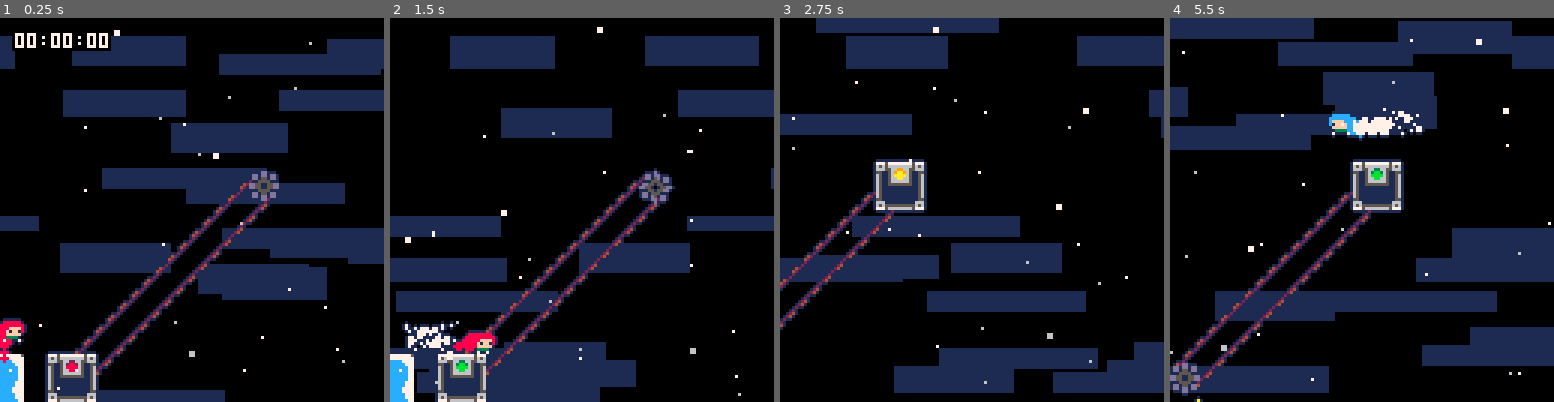
Above: before the commit, frames 1-4 (left to right).
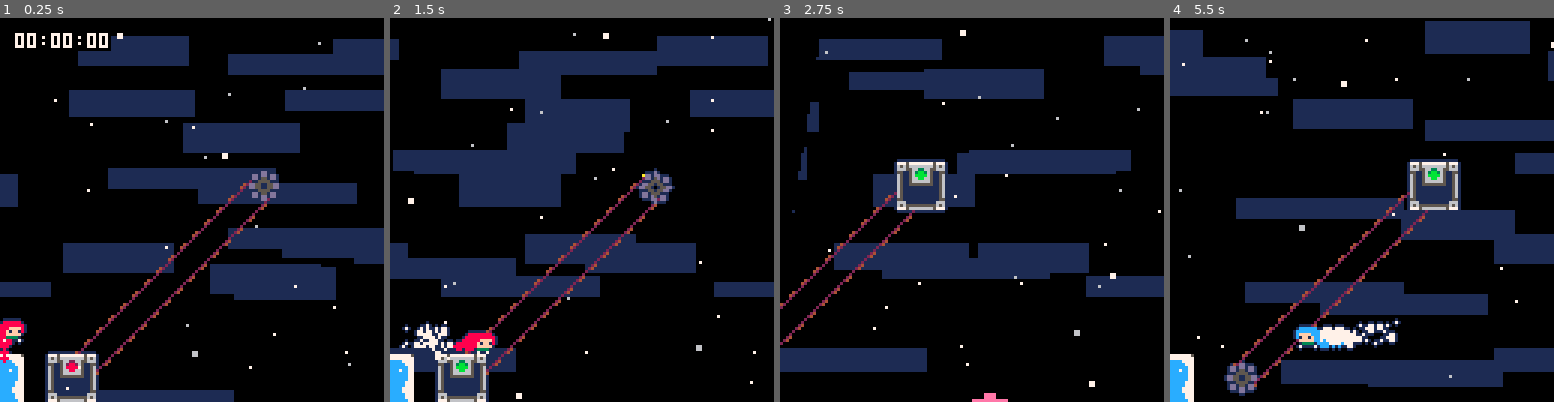
Above: after the commit, the same moments.

Repository: CelesteClassic/newleste.p8
Game: PICO-8 cartridge city.p8
Same seed, same stepped clock (60 frames per second), same inputs: the game is played once before the commit and once after it.
Inputs:
- Up to frame 1 (0.25 s): no input
- Up to frame 2 (1.5 s): tap X (X key) at 0.33, 1.07 s; tap O (Z key) at 0.7 s
- Up to frame 3 (2.75 s): hold Right 1.6-2.1 s; tap O (Z key) at 1.7, 2.1, 2.5 s; tap X (X key) at 1.85 s; hold Up 2.15-2.42 s; hold Right from 2.47 s (still down)
- Up to frame 4 (5.5 s): tap O (Z key) every 0.4 s from 2.9 to 5.3 s; tap X (X key) at 2.97, 4.08, 5.2 s; release Right at 3.03 s; hold Left 3.08-3.58 s; hold Down 3.63-3.97 s; hold Right 4.02-4.68 s; hold Up 4.73-5.03 s; hold Left from 5.08 s (still down)

The runs differ from the first frame. In frame 1, 5.6% of the frame differs, in the area x 0-100%, y 3-100%; in frame 2, 29%; in frame 3, 35%; in frame 4, 42%, in the area x 0-100%, y 0-100%.

Commit message:
changed zipper outlining

Diff:
--- a/city.p8
+++ b/city.p8
@@ -803,48 +803,51 @@
   end,
   draw=function(this)
 
-    --tracks
-    local c1x=this.start.x+this.hitbox.w/2-0.5
-    local c1y=this.start.y+7.5
-    local c2x=this.target.x+this.hitbox.w/2-0.5
-    local c2y=this.target.y+7.5
-
-    cang=atan2(c1x-c2x,c1y-c2y)
-
-    local r=4.5
-    ox,oy=r*cos(0.25+cang),r*sin(0.25+cang)
-    --line(c1x,c1y,c2x,c2y,8)
-    --pset(c1x+ox/r*(r+6),c1y+oy/r*(r+6),9)
-
-    c1x+=1*sin(0.25+cang)
-    c1y-=1*cos(0.25+cang)
-    c2x-=1*sin(0.25+cang)
-    c2y+=1*cos(0.25+cang)
-    line(round(c1x+ox),round(c1y+oy),round(c2x+ox),round(c2y+oy),2)
-    line(round(c1x-ox),round(c1y-oy),round(c2x-ox),round(c2y-oy),2)
-
-
-    --ox,oy=(r+1.5)*cos(0.25+cang),(r+1.5)*sin(0.25+cang)
-    if abs(c1x-c2x)>abs(c1y-c2y) then
-      oy+=1
-    else
-      ox+=1
-    end
-    poke(0x5f38,1)
-    poke(0x5f3a,this.start.x/8+lvl_x+1)
-    pal(7,4)
-    tline(round(c1x+ox),round(c1y+oy),round(c2x+ox),round(c2y+oy),0,this.start.y/8+0.875-flr(this.ang*40%4)/8,0.125,0)
-    tline(round(c1x-ox),round(c1y-oy),round(c2x-ox),round(c2y-oy),0,this.start.y/8+0.5+flr(this.ang*40%4)/8,0.125,0)
-    pal()
-    --tline(0,0,128,0,0,this.start.y/8+0.5--[[+this.ang*10%4/8]],0.125,0)
-
+    if pal==_pal then --don't outline
+      --tracks
+      local c1x=this.start.x+this.hitbox.w/2-0.5
+      local c1y=this.start.y+7.5
+      local c2x=this.target.x+this.hitbox.w/2-0.5
+      local c2y=this.target.y+7.5
+
+      cang=atan2(c1x-c2x,c1y-c2y)
+
+      local r=4.5
+      ox,oy=r*cos(0.25+cang),r*sin(0.25+cang)
+      --line(c1x,c1y,c2x,c2y,8)
+      --pset(c1x+ox/r*(r+6),c1y+oy/r*(r+6),9)
+
+      c1x+=1*sin(0.25+cang)
+      c1y-=1*cos(0.25+cang)
+      c2x-=1*sin(0.25+cang)
+      c2y+=1*cos(0.25+cang)
+      line(round(c1x+ox),round(c1y+oy),round(c2x+ox),round(c2y+oy),2)
+      line(round(c1x-ox),round(c1y-oy),round(c2x-ox),round(c2y-oy),2)
+
+
+      --ox,oy=(r+1.5)*cos(0.25+cang),(r+1.5)*sin(0.25+cang)
+      if abs(c1x-c2x)>abs(c1y-c2y) then
+        oy+=1
+      else
+        ox+=1
+      end
+      poke(0x5f38,1)
+      poke(0x5f3a,this.start.x/8+lvl_x+1)
+      pal(7,4)
+      tline(round(c1x+ox),round(c1y+oy),round(c2x+ox),round(c2y+oy),0,this.start.y/8+0.875-flr(this.ang*40%4)/8,0.125,0)
+      tline(round(c1x-ox),round(c1y-oy),round(c2x-ox),round(c2y-oy),0,this.start.y/8+0.5+flr(this.ang*40%4)/8,0.125,0)
+      pal()
+      --tline(0,0,128,0,0,this.start.y/8+0.5--[[+this.ang*10%4/8]],0.125,0)
+    end
     -- gears
     spr_r(71,this.start.x+this.hitbox.w/2-8,this.start.y,this.ang)
     spr_r(71,this.target.x+this.hitbox.w/2-8,this.target.y,this.ang)
 
-    --particles
-    for p in all(this.particles) do
-      pset(p.x,p.y,10)
+    if pal==_pal then
+      --particles
+      for p in all(this.particles) do
+        pset(p.x,p.y,10)
+      end
     end
 
     local x,y=this.x,this.y
